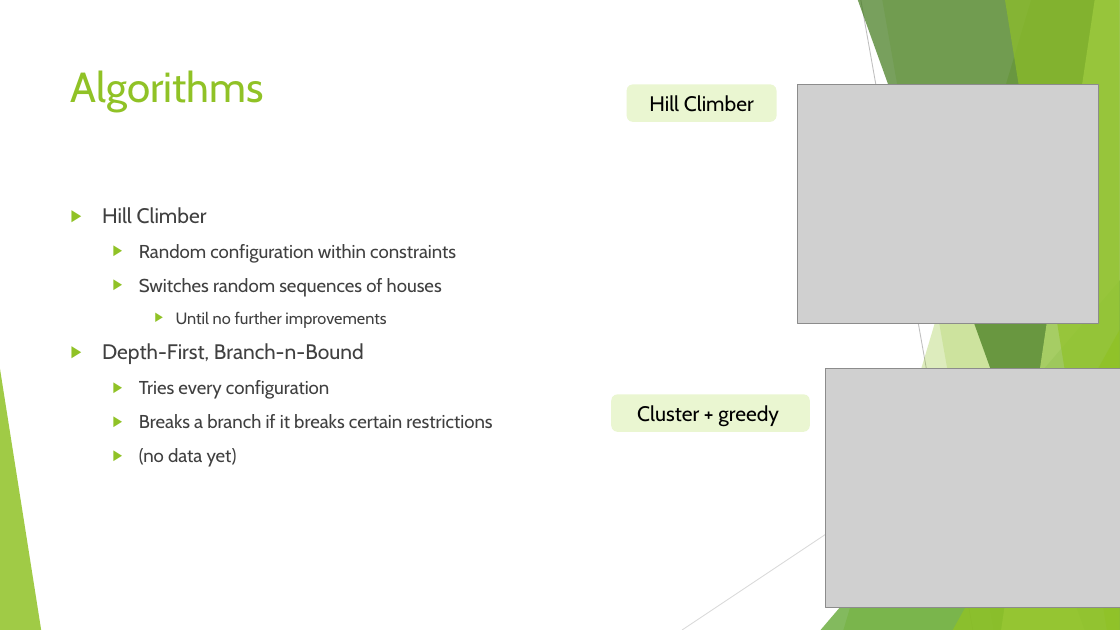
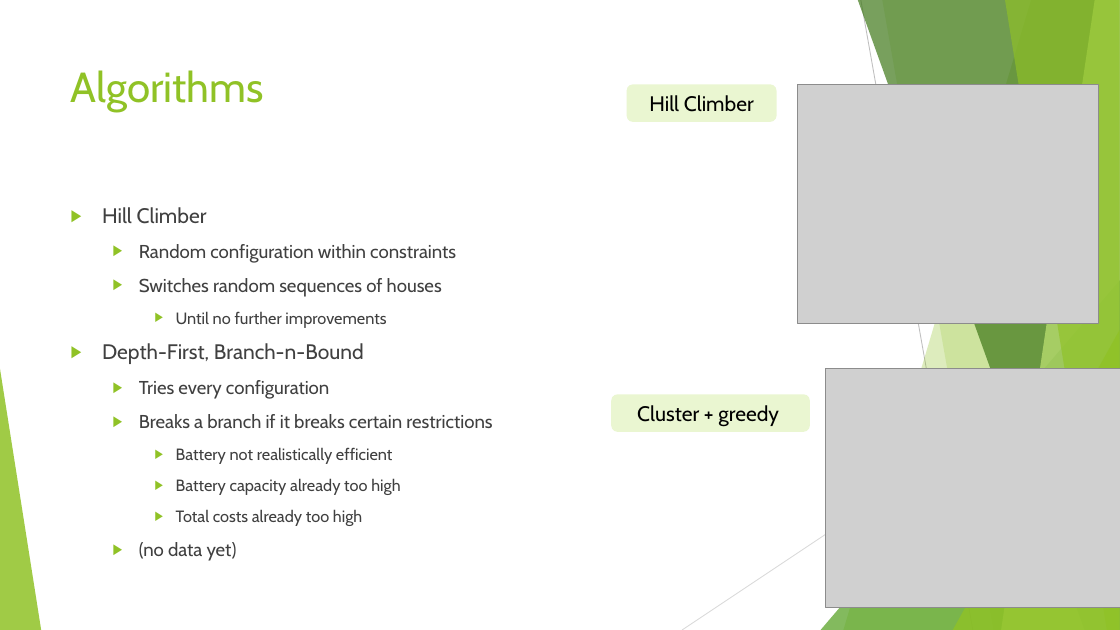
Before and after one commit to JSMR-heuristics/JSMR, a slide deck: slide 6 of EndPres.pptx. Drawn at 1120x630 pixels with LibreOffice and Linux fonts; fonts in the diff are those of the drawing; grey boxes stand for pictures. Boxes give left, top, right and bottom in pixels: in the first picture for what was removed or moved away, otherwise in the second. Text is boxed around its words. In the diff, an @@ line names an element or a change of style, - is before the commit and + after.

```diff
--- a/EndPres.pptx
+++ b/EndPres.pptx
@@ text at [176,447,400,526]: paragraphs added @@
+    ▶ Battery not realistically efficient
+    ▶ Battery capacity already too high
+    ▶ Total costs already too high
```
Also in this commit, not shown: 3 other slides changed, 4 slides added, 8 other files.
